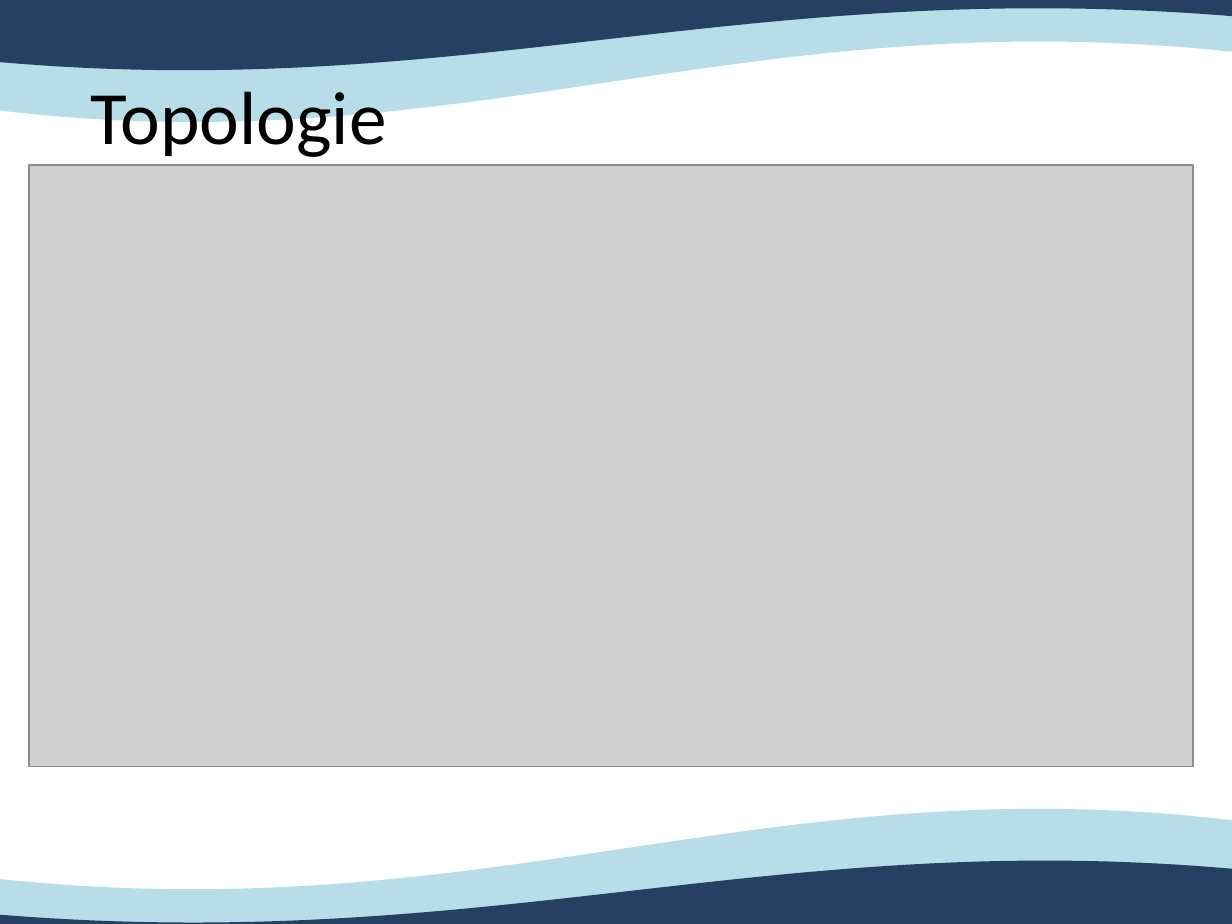
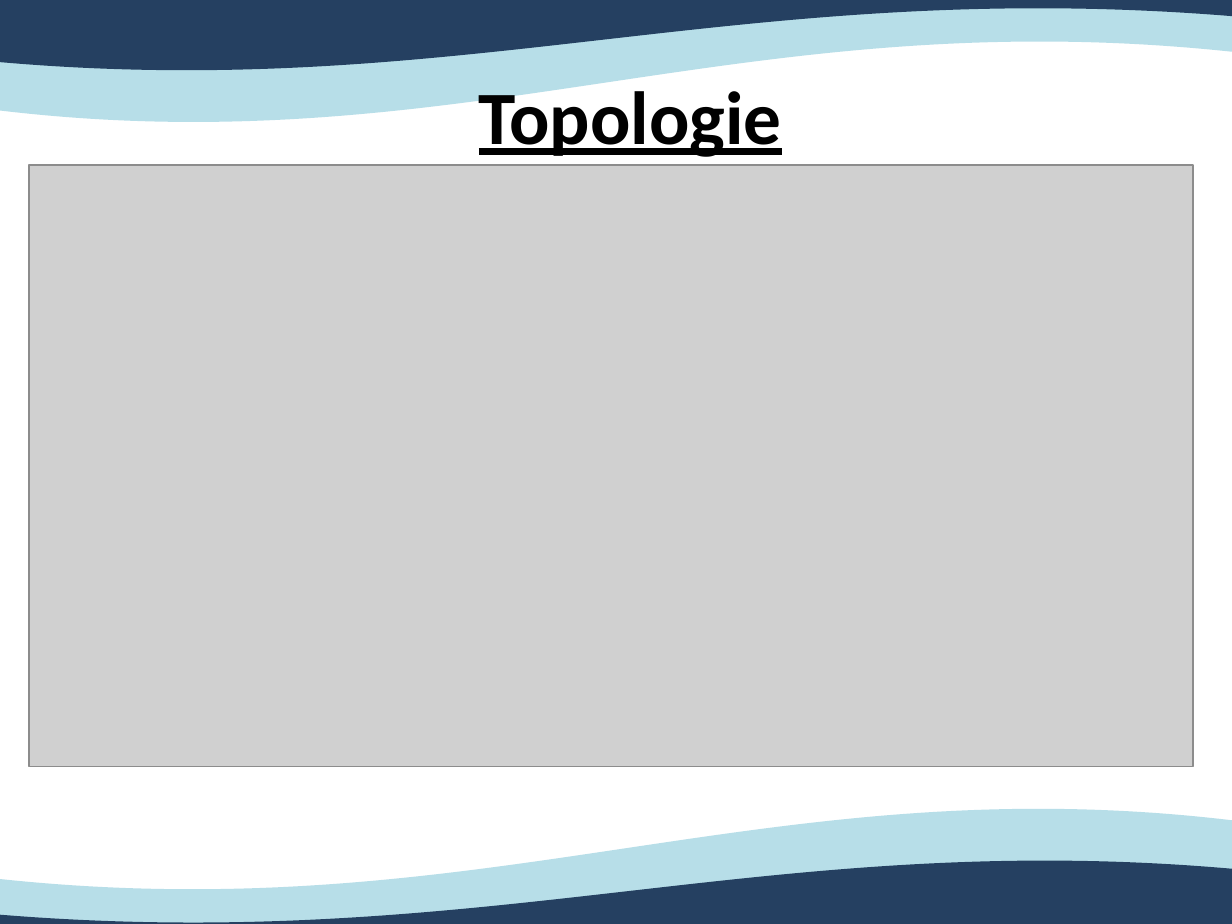
Before and after one commit to michelmassamiri/BlackHole-Routing-JS-App, a slide deck: slide 4 of audits/audits_1er_release.odp. Drawn at 1232x924 pixels with LibreOffice and Linux fonts; fonts in the diff are those of the drawing; grey boxes stand for pictures. Boxes give left, top, right and bottom in pixels: in the first picture for what was removed or moved away, otherwise in the second. Text is boxed around its words. In the diff, an @@ line names an element or a change of style, - is before the commit and + after.

```diff
--- a/audits/audits_1er_release.odp
+++ b/audits/audits_1er_release.odp
@@ title "Topologie" at (479, 81, 782, 157): bold on, underline on; alignment left to centre @@
```
Also in this commit, not shown: 2 other slides changed, 5 slides added, 1 slide removed.
